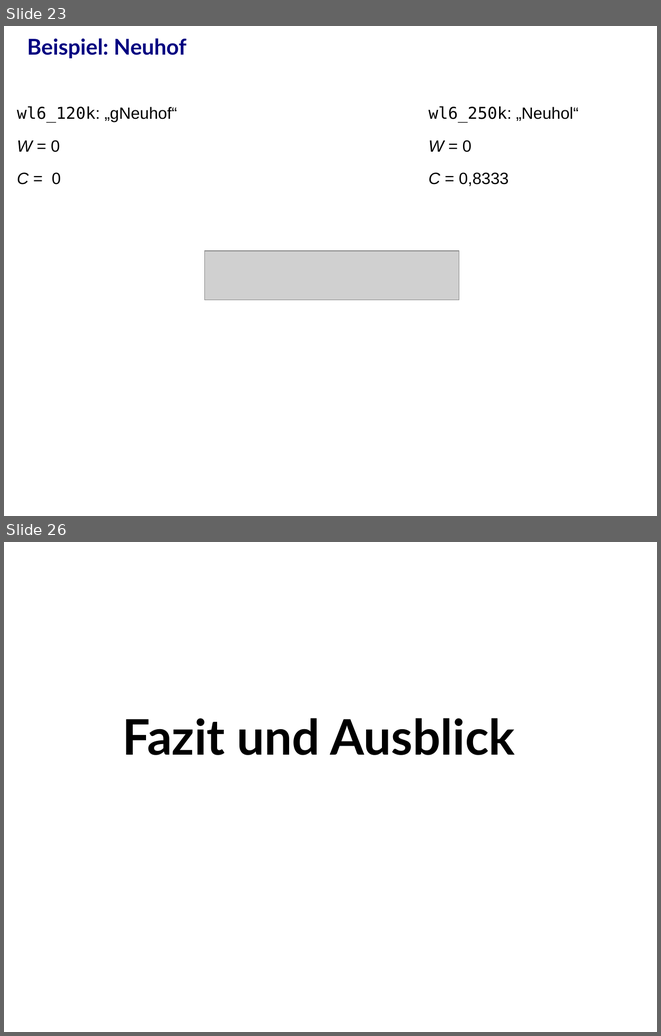
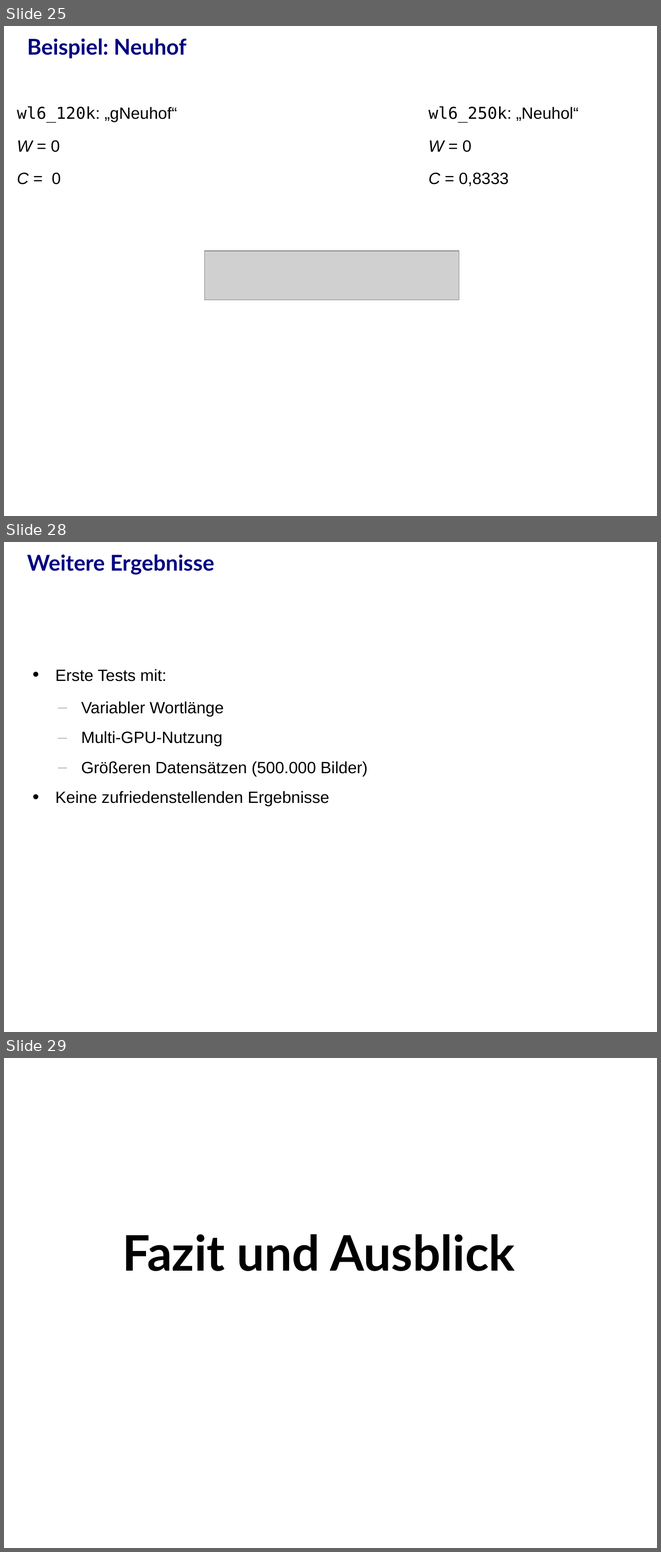
Before and after one commit to j-stephan/d960, a slide deck: presentation/presentation.odp. Shown one above the other, each under a label of ours: slides 23 and 26 before the commit, slides 25, 28 and 29 after it; the slides between them are not shown. The pictures are 661x1036 and 661x1552 pixels, drawn with LibreOffice and Linux fonts; fonts in the diff are those of the drawing; grey boxes stand for pictures; background and template pictures are left out. Boxes give left, top, right and bottom in pixels: in the first picture for what was removed or moved away, otherwise in the second. Text is boxed around its words. In the diff, an @@ line names an element or a change of style, - is before the commit and + after.

```diff
--- a/presentation/presentation.odp
+++ b/presentation/presentation.odp
@@ slide 28 added at (x1=4, y1=542, x2=657, y2=1032), background #FFFFFF @@
@@ title added at (x1=27, y1=554, x2=214, y2=575), 24 pt, text #000080, bold @@
+Weitere Ergebnisse
@@ text added at (x1=55, y1=669, x2=368, y2=806), 18 pt, text #000000 @@
+• Erste Tests mit:
+  – Variabler Wortlänge
+  – Multi-GPU-Nutzung
+  – Größeren Datensätzen (500.000 Bilder)
+• Keine zufriedenstellenden Ergebnisse
@@ what was slide 23 is now slide 25 @@
@@ what was slide 26 is now slide 29 @@
```
Also in this commit, not shown: 15 slides changed, 6 other slides added, 4 slides removed, 1 other file.
